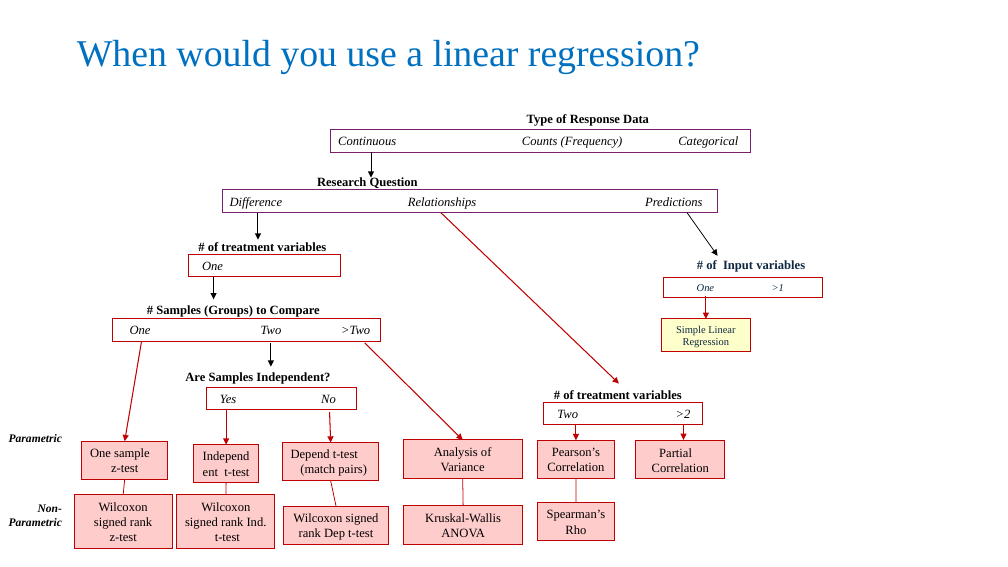
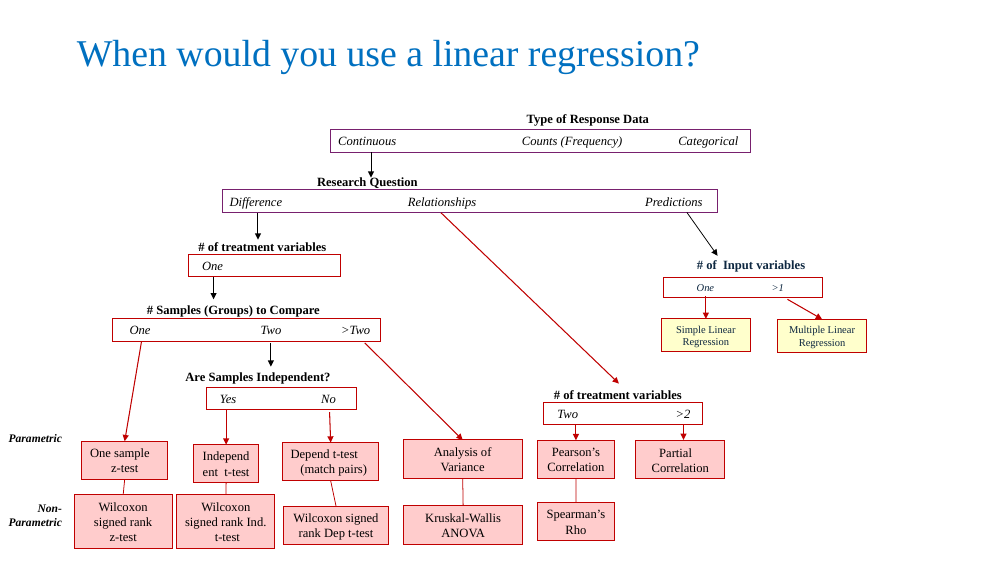
Before and after one commit to PEGutierrezF/Stats_Grad, a slide deck: slide 2 of Module 13 Multiple Linear Regression/Multiple Linear Regression Lecturer 2024 .pptx. Drawn at 1008x567 pixels with LibreOffice and Linux fonts; fonts in the diff are those of the drawing. Boxes give left, top, right and bottom in pixels: in the first picture for what was removed or moved away, otherwise in the second. Text is boxed around its words. In the diff, an @@ line names an element or a change of style, - is before the commit and + after.

```diff
--- a/Module 13 Multiple Linear Regression/Multiple Linear Regression Lecturer 2024 .pptx
+++ b/Module 13 Multiple Linear Regression/Multiple Linear Regression Lecturer 2024 .pptx
@@ arrow added from (788, 299) to (822, 319), #C00000 1 pt @@
@@ rectangle added at [778,319,867,352], fill #FFFFCC, outline #C00000 0.75 pt, 10 pt, text #0E2841 @@
+Multiple Linear Regression
```
Also in this commit, not shown: 4 slides added, 3 other files.
